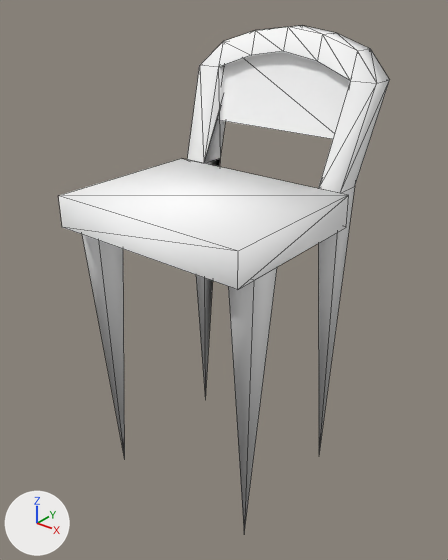
What one commit did to the glTF model public/3d/item/model__item__shop.ofs_3455_0/3455IMSL01_02.gltf.
Rendered twice from a 50 mm camera at (1.427, -1.795, 1.153) aimed at (-0.007, -0.002, 0.042). Every picture has the same lights, and +X, +Y and +Z are marked at lower left. The picture after the commit comes second. Mesh edges are drawn as thin lines.

Script lines for the objects in view, before the commit:
```python
mat_bg_r_sc00_c00 = principled_material('bg_r_sc00_c00')
mat_bg_r_sc00_c00.base_color = (1.0, 1.0, 1.0)  # white #ffffff
mat_bg_r_sc00_c00.roughness = 1.0
me_3455imsl01_02 = bpy.data.meshes.new('3455IMSL01_02')
me_3455imsl01_02.from_pydata(...)  # 56 vertices, 88 faces; spans x -0.42..0.42, y -0.46..0.49, z -0.88..0.99
me_3455imsl01_02.materials.append(mat_bg_r_sc00_c00)  # white #ffffff
ob_3455imsl01_02 = bpy.data.objects.new('3455IMSL01_02', me_3455imsl01_02)
ob_3455imsl01_02.location = (0.0, 0.0, 0.0)
```
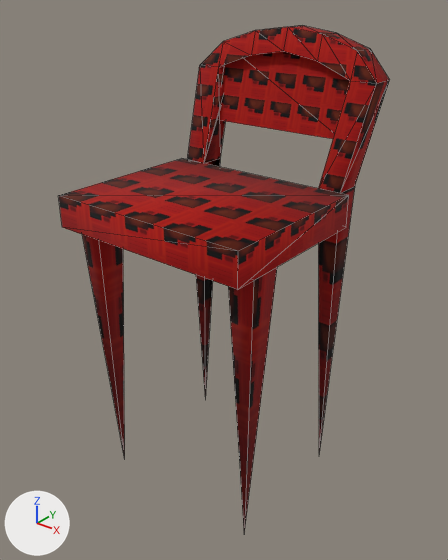
The change in detail:
Picture 'bg_r_sc00_c00' (img_bg_r_sc00_c00) is new.
In material 'bg_r_sc00_c00' (mat_bg_r_sc00_c00), base_color is no longer (1.0, 1.0, 1.0), white #ffffff.
In material 'bg_r_sc00_c00' (mat_bg_r_sc00_c00), texture is now set to img_bg_r_sc00_c00.

Where the change shows, as pixel boxes [x1, y1, x2, y2] in the pictures (448 x 560 px):
'3455IMSL01_02', surface changed (white to red)
    both: [59, 26, 389, 530]
